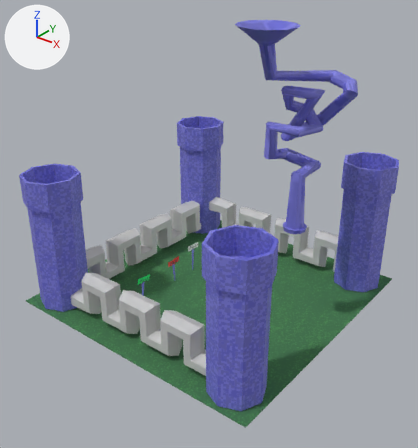
An edit to the glTF model scene.glb, drawn before and after from the same camera.
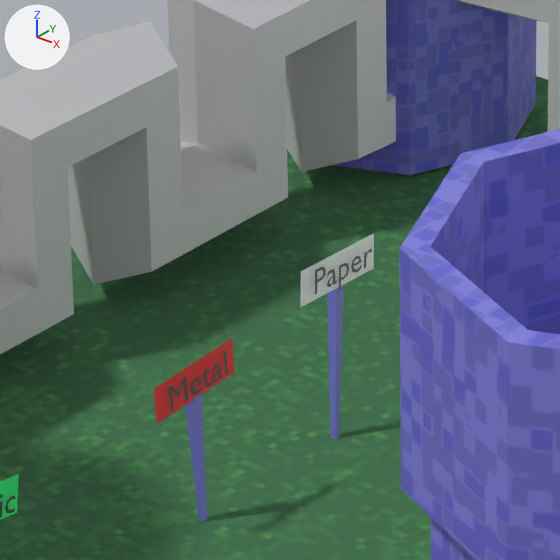
Old and new are each drawn whole from a 50 mm lens placed at (10.6, -31.8, 19.1), pointed at (-7.5, -9.2, 5.1) and again close up on the part from 35% to 53% of the width and 47% to 64% of the height. The lights are fixed; the arrows at upper left show +X, +Y and +Z. Objects named as collision shapes, trigger or cutter boxes, shadow casters or lower levels of detail are left out. Where no turn or scale is listed for an object, it has been applied to the vertices. Vertices at the same position are counted once.

Names of what the first close-up shows: 'Cube', 'FloorBaseGrass_01', 'Plane', 'Text', 'Trashbin_tubes.009', 'boundary'.
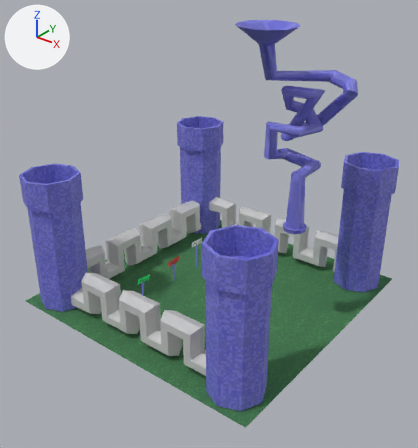
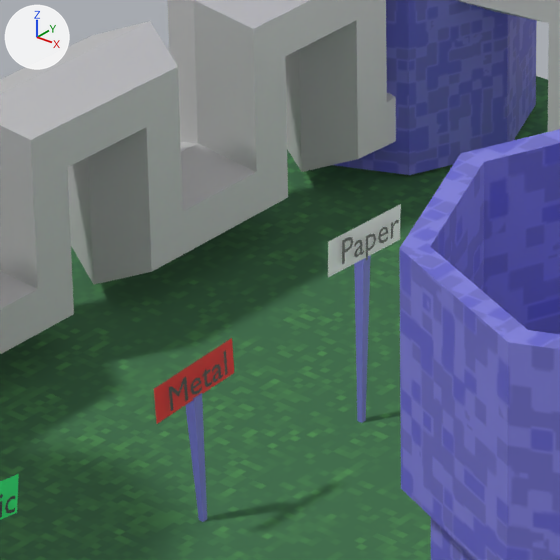
Where the change shows, as pixel boxes [x1, y1, x2, y2] in the close-ups (560 x 560 px; the box of a moved part takes in the faces that stretch with it):
'Trashbin_tubes.009', reshaped: before [0, 233, 374, 520]; after [0, 204, 401, 520]
'Cube', reshaped: before [185, 285, 344, 522]; after [185, 255, 371, 522]
'Text', reshaped: before [0, 249, 372, 517]; after [0, 220, 399, 517]
part 1 of me_text, moved or reshaped: before [364, 249, 372, 268]; after [391, 220, 399, 239]
part 2 of me_text, moved or reshaped: before [351, 256, 361, 273]; after [378, 227, 388, 243]
part 3 of me_text, moved or reshaped: before [339, 263, 349, 290]; after [366, 234, 376, 260]
part 4 of me_text, moved or reshaped: before [327, 269, 337, 287]; after [354, 240, 364, 257]
part 5 of me_text, moved or reshaped: before [315, 267, 326, 294]; after [342, 237, 353, 265]
part 6 of me_cube_022, moved or reshaped: before [301, 233, 374, 307]; after [328, 204, 401, 277]
part 7 of me_cube_001, moved or reshaped: before [327, 285, 344, 439]; after [354, 255, 371, 423]

Edits to the bpy script that builds the scene:
```text
Change me_text:
    where me_text.from_pydata(...)  # 318 vertices, 298 faces; spans x -2.51..-2.5, y -3.84..1.42, z 1.23..1.88
    used by ob_text; location = (-8.0, -8.0, 0.0)
    me_text part 1: the loose piece of 15 vertices spanning x -2.5, y 1.3..1.42, z 1.62..1.78 is moved by (0.0, 0.37, 0.14)
    me_text part 2: the loose piece of 19 vertices spanning x -2.5, y 1.13..1.27, z 1.62..1.78 is moved by (0.0, 0.37, 0.14)
    me_text part 3: the loose piece of 18 vertices spanning x -2.5, y 0.96..1.1, z 1.55..1.79 is moved by (0.0, 0.37, 0.14)
    me_text part 4: the loose piece of 34 vertices spanning x -2.5, y 0.8..0.94, z 1.63..1.79 is moved by (0.0, 0.37, 0.14)
    me_text part 5: the loose piece of 16 vertices spanning x -2.5, y 0.64..0.79, z 1.64..1.88 is moved by (0.0, 0.37, 0.14)
Change me_cube_022:
    where me_cube_022.from_pydata(...)  # 12 vertices, 6 faces; spans x -2.54, y -3.99..1.49, z 1.18..1.91
    used by ob_trashbin_tubes_009; location = (-8.0, -8.0, 0.0)
    me_cube_022 part 6: the loose piece of 4 vertices spanning x -2.54, y 0.5..1.49, z 1.53..1.91 is moved by (0.0, 0.37, 0.14)
Change me_cube_001:
    where me_cube_001.from_pydata(...)  # 24 vertices, 30 faces; spans x -2.65..-2.53, y -3.67..1.1, z -0.19..1.68
    used by ob_cube; location = (-8.0, -8.0, 0.0)
    me_cube_001 part 7: the loose piece of 8 vertices spanning x -2.65..-2.55, y 0.98..1.1, z -0.19..1.68 is moved by (0.0, 0.37, 0.14)
```
